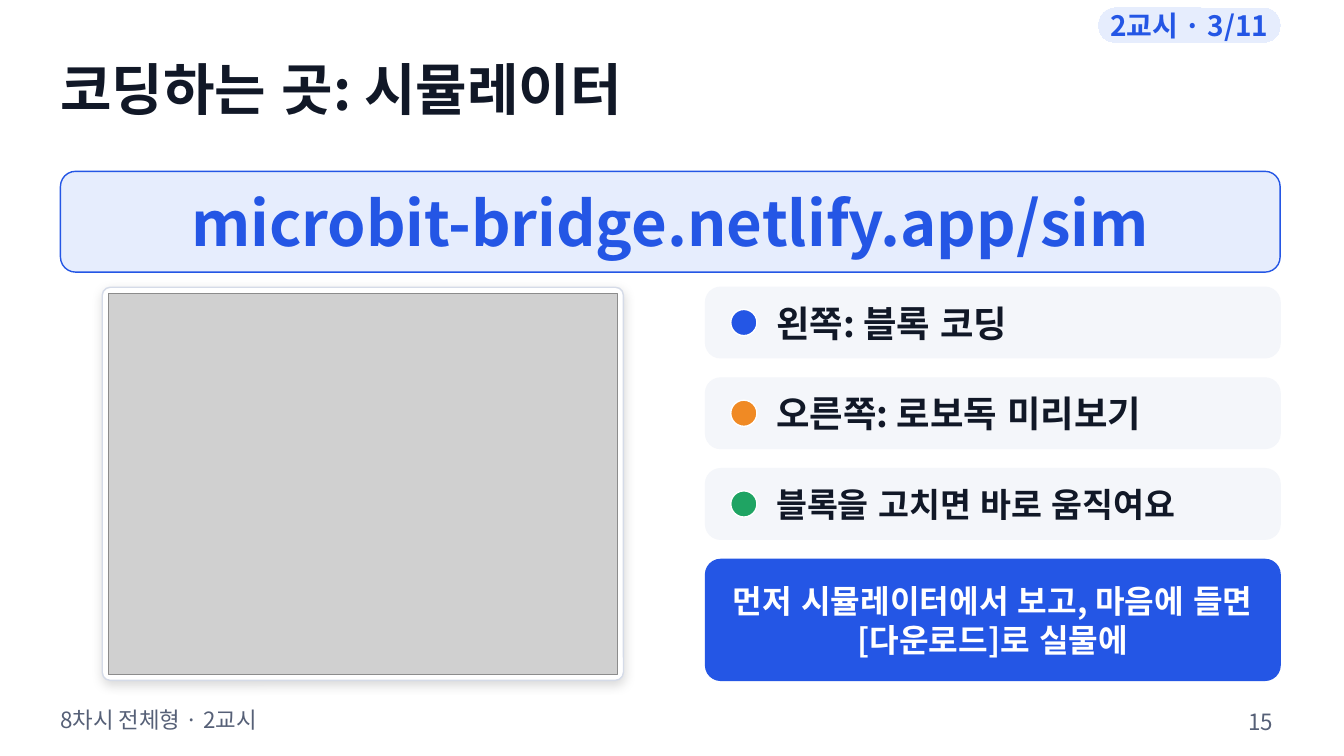
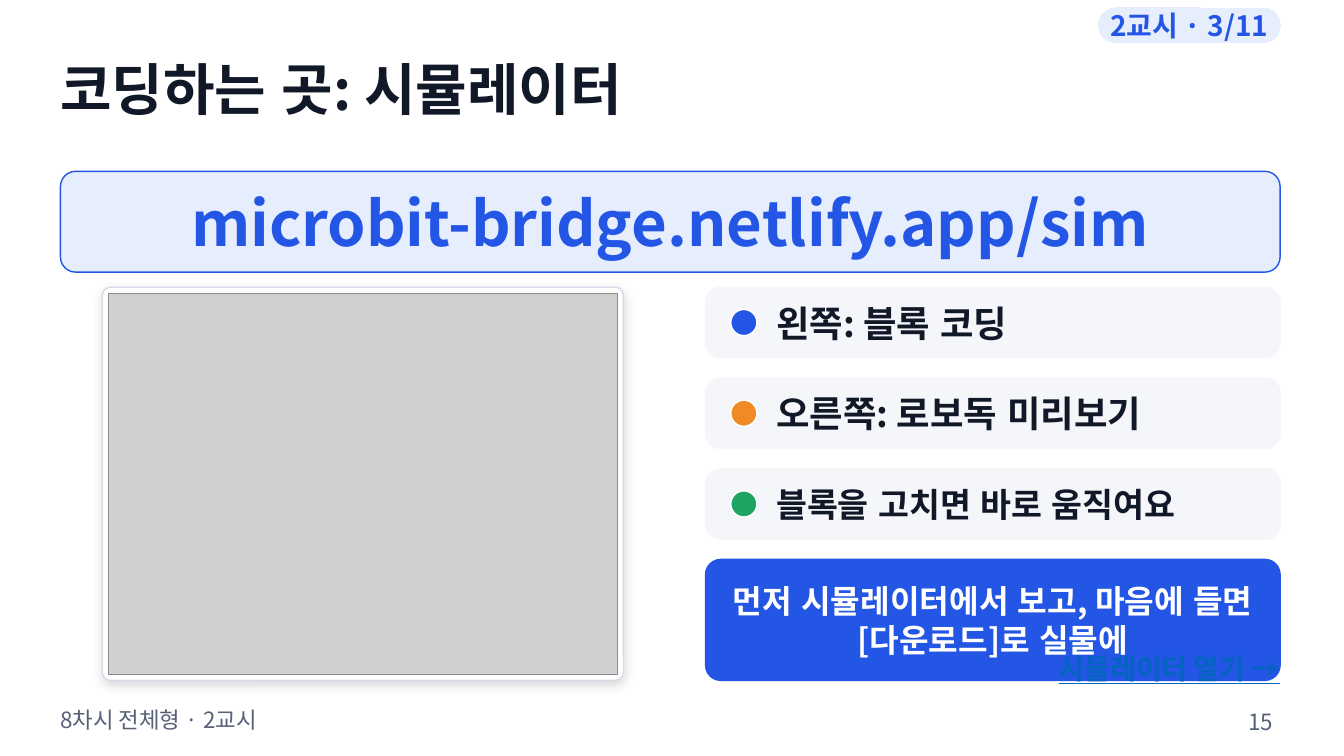
Before and after one commit to boundaryx01-uniquelife/microbit, a slide deck: slide 15 of bridge/docs/materials/8차시_전체형/8차시_수업슬라이드.pptx. Drawn at 1344x756 pixels with LibreOffice and Linux fonts; fonts in the diff are those of the drawing; grey boxes stand for pictures. Boxes give left, top, right and bottom in pixels: in the first picture for what was removed or moved away, otherwise in the second. Text is boxed around its words. In the diff, an @@ line names an element or a change of style, - is before the commit and + after.

```diff
--- a/bridge/docs/materials/8차시_전체형/8차시_수업슬라이드.pptx
+++ b/bridge/docs/materials/8차시_전체형/8차시_수업슬라이드.pptx
@@ text added at bbox=[1059, 651, 1246, 687], 20 pt, text #0563C1, bold, underline @@
+시뮬레이터 열기 →
```
Also in this commit, not shown: 6 other slides changed, 17 other files.
